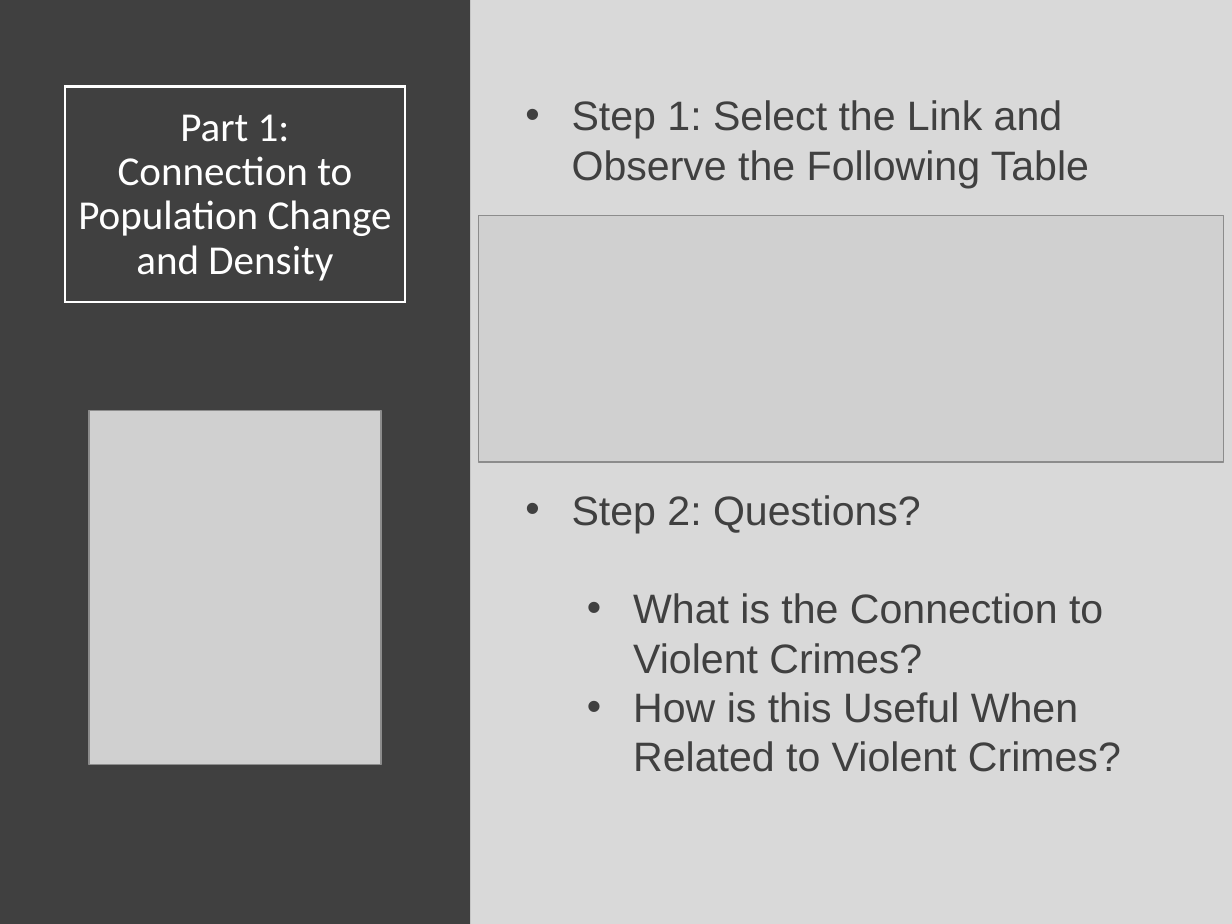
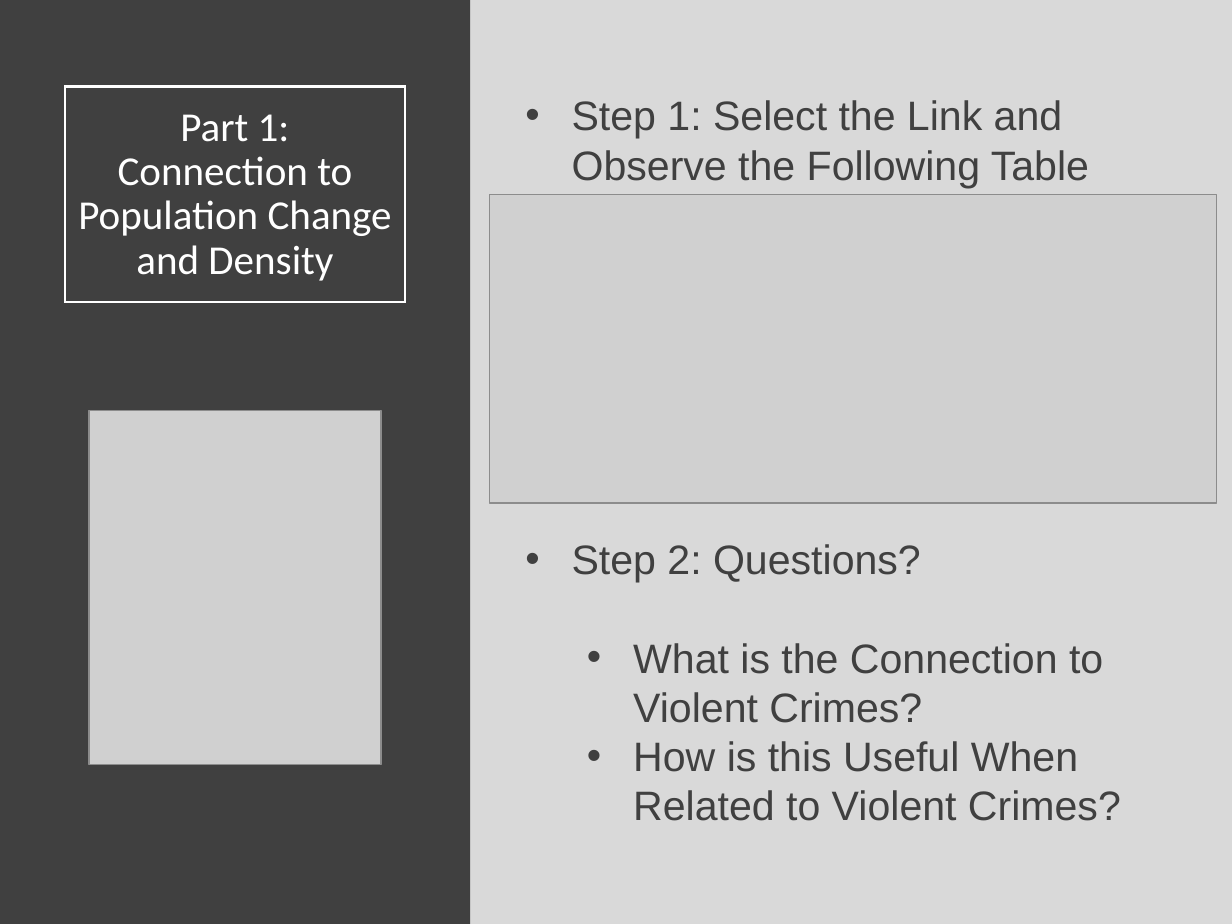
Before and after one commit to Yixf-Self/STOR320_WEBSITE, a slide deck: slide 4 of Lecture/Lecture 16/Lecture 16.pptx. Drawn at 1232x924 pixels with LibreOffice and Linux fonts; fonts in the diff are those of the drawing; grey boxes stand for pictures. Boxes give left, top, right and bottom in pixels: in the first picture for what was removed or moved away, otherwise in the second. Text is boxed around its words. In the diff, an @@ line names an element or a change of style, - is before the commit and + after.

```diff
--- a/Lecture/Lecture 16/Lecture 16.pptx
+++ b/Lecture/Lecture 16/Lecture 16.pptx
@@ text "Step 1: Select the Link ..." rewrapped from (x1=572, y1=100, x2=1121, y2=772) to (x1=572, y1=100, x2=1121, y2=821) @@
@@ picture resized from (x1=478, y1=216, x2=1223, y2=462) to (x1=489, y1=195, x2=1217, y2=504) @@
```
Also in this commit, not shown: 1 other slide changed, 9 other files.
